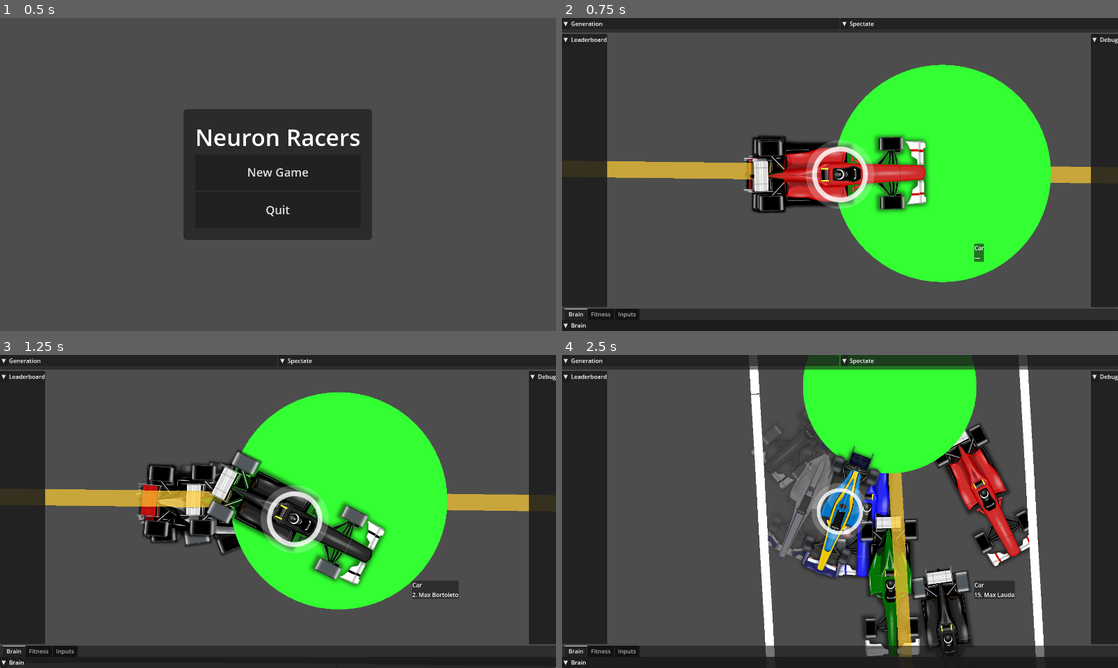
Above: before the commit, frames 1-4 (two rows, left to right).
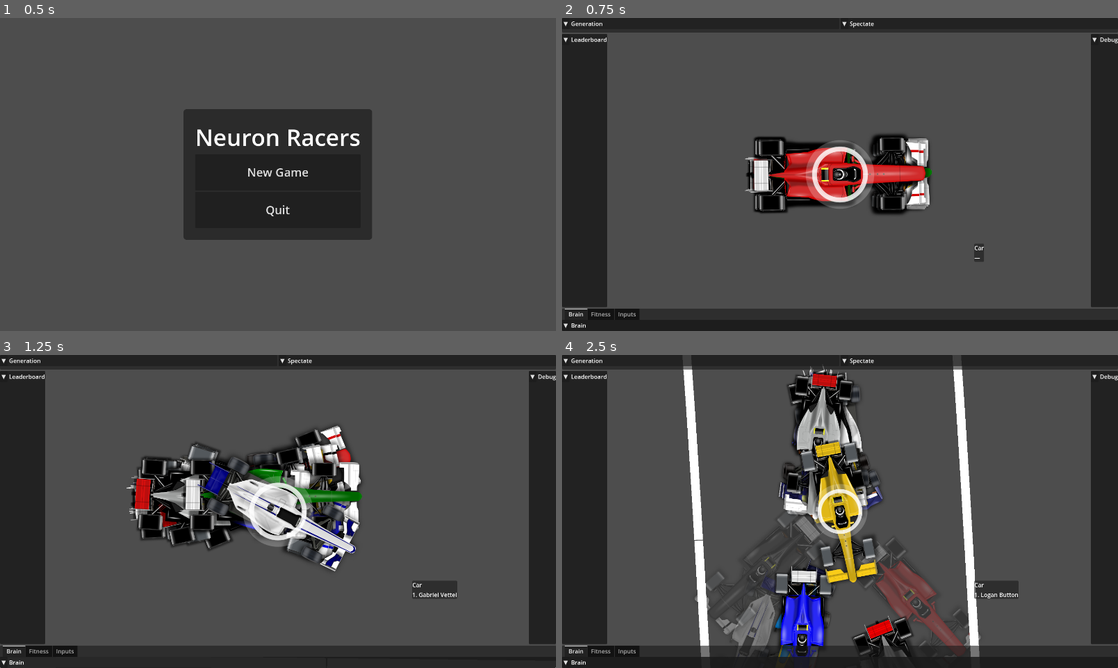
Above: after the commit, the same moments.

Repository: VitorMPCastro/NeuronRacers
Game: Godot game, scene res://scenes/ui/mainMenu.tscn
Same seed, same stepped clock (60 frames per second), same inputs: the game is played once before the commit and once after it.
Inputs (mouse positions are in pixels of both pictures, inside the frame that each line leads up to):
- Up to frame 1 (0.5 s): no input
- Up to frame 2 (0.75 s): click "New Game" at 0.5 s
- Up to frame 3 (1.25 s): no input
- Up to frame 4 (2.5 s): tap Enter at 1.25 s; move the mouse to (962, 495) at 1.27 s; hold Up (ui_up) 1.28-2 s; hold Q 1.28-2 s; click (962, 495) at 1.42 s; drag from (728, 527) to (917, 511) at 2.02 s

Frame 1 is identical in both runs. In frame 2, 22% of the frame differs, in the area x 8-96%, y 14-85%; in frame 3, 26%; in frame 4, 33%, in the area x 21-87%, y 0-97%.
Error before the commit: Invalid access to property or key 'token_name' on a base object of type 'Dictionary'. (res://scripts/telemetry/dataBroker.gd:92)

Commit message:
feat: Enhance AI decision-making with phase management and improve sensor ray sampling

Diff:
--- a/scenes/car.tscn
+++ b/scenes/car.tscn
@@ -111,7 +111,6 @@
 script = ExtResource("1_qt2eu")
 friction_ui = 3.6
 drag_ui = 0.7
-max_speed_forward = 3400
 traction_curve = SubResource("Curve_qt2eu")
 use_auto_top_speed = false
 target_top_speed = 3300.0
--- a/scripts/car/car.gd
+++ b/scripts/car/car.gd
@@ -70,6 +70,7 @@
 
 # AI gating (read-only reference to AgentManager; Pilot handles gating)
 var _am: AgentManager = null
+var _ai_phase: int = 0   # this car’s assigned decision phase (0..ai_phases-1)
 
 # SIGNALS AND EVENTS
 signal car_death
@@ -192,19 +193,36 @@
 		var _collision = get_slide_collision(i)
 		die()
 
-func get_ai_inputs() -> Array:
-	# Ray sensors (normalized)
-	var inputs: Array = []
+var _inputs_buf: PackedFloat32Array = PackedFloat32Array()
+
+func get_ai_inputs() -> PackedFloat32Array:
 	var rig := $RayParent as CarSensors
-	if rig:
-		var packed: PackedFloat32Array = rig.get_values(self)
-		# Convert to Array to match MLP.forward signature
-		for i in packed.size():
-			inputs.append(packed[i])
-
-	# Telemetry features (queried via DataBroker, like leaderboard columns)
-	inputs.append_array(_get_telemetry_inputs())
-	return inputs
+	var sensor_vals: PackedFloat32Array = rig.get_values(self) if rig else PackedFloat32Array()
+
+	# Ensure buffer fits sensors + features
+	var want := sensor_vals.size() + int(ai_feature_paths.size())
+	if _inputs_buf.size() != want:
+		_inputs_buf.resize(want)
+
+	# Copy sensors (fast memcpy-like loop)
+	for i in sensor_vals.size():
+		_inputs_buf[i] = sensor_vals[i]
+
+	# Telemetry features (numeric only)
+	if _car_telemetry and _car_telemetry.data_broker:
+		var k := sensor_vals.size()
+		for i in ai_feature_paths.size():
+			var v = _car_telemetry.data_broker.get_value(self, ai_feature_paths[i])
+			match typeof(v):
+				TYPE_INT, TYPE_FLOAT: _inputs_buf[k + i] = float(v)
+				_: _inputs_buf[k + i] = 0.0
+	else:
+		# Fill zeros if broker unavailable
+		var k := sensor_vals.size()
+		for i in ai_feature_paths.size():
+			_inputs_buf[k + i] = 0.0
+
+	return _inputs_buf
 
 func ai_input_size() -> int:
 	var ray_count := 0
@@ -238,17 +256,19 @@
 		var pilot = car_data.pilot
 		if pilot == null:
 			return
-
 		var aps := (_am.ai_actions_per_second if _am else 0.0)
 
-		# Update targets on ai_tick; keep applying every frame
-		if pilot.can_decide(aps):
+		# Phase gate: only decide on our assigned phase
+		var phase_ok := true
+		if _am and _am.ai_phases > 1:
+			phase_ok = (_am.get_current_ai_phase() == _ai_phase)
+
+		if phase_ok and pilot.can_decide(aps):
 			var inputs = get_ai_inputs()
 			var act = pilot.decide(inputs)
-			_ctrl_target_steer = clamp(float(act.get("steer", 0.0)), -1.0, 1.0)
-			_ctrl_target_throttle = clamp(float(act.get("throttle", 0.0)), -1.0, 1.0)
+			_ctrl_target_steer = act.steer
+			_ctrl_target_throttle = act.throttle
 			pilot.consume_decision(aps)
-
 		# Smooth application each frame
 		var hz = max(0.0, control_smooth_hz)
 		var alpha = 1.0 if hz <= 0.0 else (1.0 - pow(2.0, -delta * hz))
@@ -482,6 +502,11 @@
 
 	# Re-run spawn logic (timestamp, RP registration, etc.)
 	car_spawn.emit()
+	# Assign a random decision phase to spread load
+	if _am and _am.ai_phases > 1:
+		_ai_phase = randi() % _am.ai_phases
+	else:
+		_ai_phase = 0
 
 func prepare_for_pool() -> void:
 	# Make the car inert and hidden before pooling
--- a/scripts/car/sensor/carSensor.gd
+++ b/scripts/car/sensor/carSensor.gd
@@ -15,7 +15,11 @@
 @export var auto_generate_on_ready: bool = true
 @export var default_ray_count: int = 7
 @export var default_fov_deg: float = 120.0
-@export var default_max_length_px: float = 800.0
+@export var default_max_length_px: float = 1200.0  # was 800; higher default but still clamps absurd per-ray lengths
+
+@export_category("Sampling/LOD")
+@export var update_hz: float = 15.0                # how often to update sensor rays
+var _lod_factor := 1.0                             # 1.0 = normal; >1.0 = slower; <1.0 = faster
 
 @export_category("Debug draw")
 @export var draw_debug: bool = false
@@ -28,10 +32,78 @@
 var _last_values_norm: PackedFloat32Array   # cached normalized values (size == enabled rays)
 var _last_values_raw: PackedFloat32Array    # cached raw distances in pixels
 
+# Budgeted sampling state
+var _accum := 0.0
+var _query := PhysicsRayQueryParameters2D.new()
+
 func _ready() -> void:
+	# Authoring helper: generate rays if none provided
 	if rays.is_empty() and auto_generate_on_ready:
 		generate_even_rays(default_ray_count, default_fov_deg, default_max_length_px)
 
+	# Prepare reusable ray query
+	_query.collide_with_areas = false
+	_query.collide_with_bodies = true
+	_query.collision_mask = collision_mask
+	if exclude_owner and get_owner():
+		_query.exclude = [get_owner()]
+
+	# Desynchronize sampling to avoid bursts when many cars spawn at once
+	var step = 1.0 / max(1.0, update_hz)
+	_accum = randf() * step
+
+	# Clamp absurd per-ray lengths (scene may contain 1e6px)
+	_clamp_ray_lengths()
+
+	# Enable periodic sampling and prime caches once
+	set_physics_process(true)
+	_cast_all_rays()
+
+func set_lod_factor(f: float) -> void:
+	_lod_factor = max(0.25, f)
+
+func _physics_process(delta: float) -> void:
+	var step = (1.0 / max(1.0, update_hz)) * _lod_factor
+	_accum += delta
+	if _accum < step:
+		return
+	_accum = 0.0
+	_cast_all_rays()
+	if draw_debug:
+		queue_redraw()
+
+func _clamp_ray_lengths() -> void:
+	for r in rays:
+		if r and r.enabled:
+			r.max_length_px = min(r.max_length_px, default_max_length_px)
+
+func get_enabled_ray_count() -> int:
+	var n := 0
+	for r in rays:
+		if r != null and r.enabled:
+			n += 1
+	return n
+
+# Main API: returns PackedFloat32Array (normalized if normalize_output==true)
+# NOTE: uses cached values (no raycast here). If called before first physics tick, we prime once.
+func get_values(_owner_node: Node = null) -> PackedFloat32Array:
+	if _last_values_norm.size() == 0 and _last_values_raw.size() == 0:
+		_cast_all_rays()
+	return _last_values_norm if normalize_output else _last_values_raw
+
+# Raw distances in pixels (always)
+func get_values_raw(_owner_node: Node = null) -> PackedFloat32Array:
+	if _last_values_raw.size() == 0:
+		_cast_all_rays()
+	return _last_values_raw
+
+# Backward-compatible alias (returns Array[float])
+func sample(owner_node: Node = null) -> Array:
+	var p := get_values(owner_node)
+	var a: Array = p
+	return a
+
+# Authoring helper: generate evenly spaced rays across FOV
 func generate_even_rays(count: int, fov_deg: float, max_len: float) -> void:
 	rays.clear()
 	if count <= 1:
@@ -42,82 +114,63 @@
 	else:
 		var half := fov_deg * 0.5
 		for i in range(count):
-			var t := float(i) / float(count - 1)
+			var t := float(i) / float(max(1, count - 1))
 			var angle := -half + t * fov_deg
 			var r := SensorRay.new()
 			r.angle_deg = angle
 			r.max_length_px = max(1.0, max_len)
 			rays.append(r)
 
-func get_enabled_ray_count() -> int:
-	var n := 0
-	for r in rays:
-		if r != null and r.enabled:
-			n += 1
-	return n
-
-# Main API: returns PackedFloat32Array (normalized if normalize_output==true)
-func get_values(owner_node: Node = null) -> PackedFloat32Array:
-	_cast(owner_node)
-	return _last_values_norm if normalize_output else _last_values_raw
-
-# Raw distances in pixels (always)
-func get_values_raw(owner_node: Node = null) -> PackedFloat32Array:
-	_cast(owner_node)
-	return _last_values_raw
-
-# Backward-compatible alias (returns Array[float])
-func sample(owner_node: Node = null) -> Array:
-	var p := get_values(owner_node)
-	var a: Array = p
-	return a
-
-func _cast(owner_node: Node) -> void:
+func _cast_all_rays() -> void:
 	_last_segments.clear()
 
 	var space := get_world_2d().direct_space_state
+	if space == null:
+		_last_values_raw = PackedFloat32Array()
+		_last_values_norm = PackedFloat32Array()
+		return
+
 	var origin := global_position
 	var basis_rot := global_rotation
 
-	var exclude: Array = []
-	if exclude_owner and owner_node:
-		exclude.append(owner_node)
+	# Prepare buffers with exact enabled-ray count (reuse if sizes match)
+	var enabled := get_enabled_ray_count()
+	if _last_values_raw.size() != enabled:
+		_last_values_raw.resize(enabled)
+	if normalize_output and _last_values_norm.size() != enabled:
+		_last_values_norm.resize(enabled)
 
-	var raw := PackedFloat32Array()
-	var norm := PackedFloat32Array()
-
+	var idx := 0
 	for ray_def in rays:
 		if ray_def == null or !ray_def.enabled:
-			# Skip disabled rays (do not include in output)
 			continue
 
 		var dir := Vector2.RIGHT.rotated(deg_to_rad(ray_def.angle_deg) + basis_rot)
-		var max_len = max(1.0, ray_def.max_length_px)
+		var max_len = min(max(1.0, ray_def.max_length_px), default_max_length_px)
 		var from := origin
 		var to = origin + dir * max_len
 
-		var params := PhysicsRayQueryParameters2D.create(from, to, collision_mask, exclude)
-		var hit := space.intersect_ray(params)
+		_query.from = from
+		_query.to = to
+
+		var hit := space.intersect_ray(_query)
 
 		if hit.is_empty():
-			raw.push_back(max_len)
+			_last_values_raw[idx] = max_len
 			if normalize_output:
-				norm.push_back(no_hit_value)
-			_last_segments.append({ "from": from, "to": to, "hit": false })
+				_last_values_norm[idx] = no_hit_value
+			if draw_debug:
+				_last_segments.append({ "from": from, "to": to, "hit": false })
 		else:
 			var hit_pos: Vector2 = hit["position"]
 			var dist := from.distance_to(hit_pos)
-			raw.push_back(dist)
+			_last_values_raw[idx] = dist
 			if normalize_output:
 				var v = dist / max_len
-				norm.push_back(clamp(v, 0.0, 1.0) if clamp_output else v)
-			_last_segments.append({ "from": from, "to": hit_pos, "hit": true })
-
-	_last_values_raw = raw
-	_last_values_norm = norm if normalize_output else PackedFloat32Array()
-
-	if draw_debug:
-		queue_redraw()
+				_last_values_norm[idx] = clamp(v, 0.0, 1.0) if clamp_output else v
+			if draw_debug:
+				_last_segments.append({ "from": from, "to": hit_pos, "hit": true })
+		idx += 1
 
 func _draw() -> void:
 	if !draw_debug:
--- a/scripts/manager/agentManager.gd
+++ b/scripts/manager/agentManager.gd
@@ -74,8 +74,14 @@
 @onready var telemetry: CarTelemetry = self.find_child("CarTelemetry") as CarTelemetry
 @onready var sprite_manager: SpriteManager = gm.find_child("SpriteManager") as SpriteManager
 
+@export var ai_phases: int = 4            # split AI decisions over P phases
+var _ai_phase_idx: int = 0
+
+# Optional: keep decisions/sec bounded as population grows
+@export var auto_scale_ai_aps: bool = true
+@export var target_decisions_per_sec: int = 600   # total decisions/sec across all cars
+var _ai_aps: float = 20.0
 var _ai_timer: Timer
-var _ai_aps: float = 20.0
 
 # NEW: queued brains to use on next_generation
 var queued_brains_from_json: Array[MLP] = []
@@ -96,10 +102,7 @@
 	_ai_timer.process_callback = Timer.TIMER_PROCESS_PHYSICS
 	add_child(_ai_timer)
 	_ai_timer.timeout.connect(_on_ai_timer_timeout)
-
-	# Initialize and START the timer based on the exported APS
 	_update_ai_timer()
-
 	DirAccess.make_dir_recursive_absolute(save_dir)
 	spawn_population()
 
@@ -112,8 +115,14 @@
 		next_generation()
 
 func _on_ai_timer_timeout() -> void:
+	# Advance phase first so cars see the current phase this tick
+	if ai_phases > 1:
+		_ai_phase_idx = (_ai_phase_idx + 1) % ai_phases
 	_update_car_fitness_budgeted()
 	ai_tick.emit()
+
+func get_current_ai_phase() -> int:
+	return _ai_phase_idx
 
 # Replace update_car_fitness() with a budgeted version
 func _update_car_fitness_budgeted() -> void:
@@ -157,6 +166,11 @@
 func _update_ai_timer() -> void:
 	if _ai_timer == null:
 		return
+	var aps := _ai_aps
+	if auto_scale_ai_aps and population_size > 0:
+		var target := float(target_decisions_per_sec)
+		aps = clampf(target / float(max(1, population_size)), 2.0, 30.0)  # clamp to sane bounds
+		_ai_aps = aps
 	if _ai_aps <= 0.0:
 		_ai_timer.stop()              # 0 -> ungated: cars decide every physics frame
 		return
@@ -165,6 +179,10 @@
 	if !_ai_timer.is_stopped():
 		_ai_timer.stop()
 	_ai_timer.start()
+
+# Call this after changing population_size or when spawning a new generation
+func _refresh_ai_scaling() -> void:
+	_update_ai_timer()
 
 func _current_hidden_sizes() -> PackedInt32Array:
 	return hidden_layers if hidden_layers.size() > 0 else PackedInt32Array([hidden_layer_neurons])
--- a/scripts/manager/spriteManager.gd
+++ b/scripts/manager/spriteManager.gd
@@ -35,13 +35,13 @@
 			break
 	return int(digits) if digits != "" else -1
 
-func get_random_car_texture(seed: int = -1) -> Texture2D:
+func get_random_car_texture(skin_seed: int = -1) -> Texture2D:
 	if _all_textures.is_empty():
 		_preload_car_textures()
 	if _all_textures.is_empty():
 		return null
-	if seed >= 0:
-		return _all_textures[abs(seed) % _all_textures.size()]
+	if skin_seed >= 0:
+		return _all_textures[abs(skin_seed) % _all_textures.size()]
 	return _all_textures[randi() % _all_textures.size()]
 
 func get_car_texture_by_number(number: int) -> Texture2D:
--- a/scripts/race/debug/checkpointsDebug.gd
+++ b/scripts/race/debug/checkpointsDebug.gd
@@ -2,7 +2,7 @@
 extends Node2D
 class_name CheckpointsDebug
 
-@export var enabled: bool = true
+@export var enabled: bool = false
 @export var draw_indices: bool = true
 @export var draw_order_lines: bool = true
 @export var draw_progress_values: bool = false
--- a/scripts/telemetry/dataBroker.gd
+++ b/scripts/telemetry/dataBroker.gd
@@ -1,7 +1,7 @@
 extends Node
 class_name DataBroker
 
-# Cache: "a.b.c()" -> [ {name:"a", call:false}, {name:"b", call:false}, {name:"c", call:true} ]
+# Cache: path -> Array[Token]
 var _path_cache: Dictionary = {}
 
 func _ready() -> void:
@@ -23,7 +23,6 @@
 		match path:
 			"car_data.fitness": return (provider as Car).fitness
 			"car_data.time_alive": return (provider as Car).time_alive
-			# NEW: common velocity/speed aliases
 			"speed", "velocity.length", "velocity.length()":
 				return (provider as Car).velocity.length()
 			"velocity.x": return (provider as Car).velocity.x
@@ -38,64 +37,52 @@
 	for t in tokens:
 		if cur == null:
 			return null
-		var token_name: String = t.token_name
-		if t.call:
+		var token_name: String = (t as Token).token_name
+		var is_call: bool = (t as Token).is_call
+		if is_call:
 			if typeof(cur) == TYPE_OBJECT and (cur as Object).has_method(token_name):
 				cur = (cur as Object).call(token_name)
 			elif typeof(cur) == TYPE_VECTOR2:
-				# NEW: support Vector2 method calls
 				match token_name:
 					"length": cur = (cur as Vector2).length()
 					"length_squared": cur = (cur as Vector2).length_squared()
-					"normalized":
-						cur = (cur as Vector2).normalized()
-					_:
-						return null
+					"normalized": cur = (cur as Vector2).normalized()
+					_: return null
 			else:
 				return null
 		else:
-			# Property/field
 			if typeof(cur) == TYPE_OBJECT:
 				var obj := cur as Object
-				if obj.has_method(name):      # allow zero-arg getter by method name
-					cur = obj.call(name)
+				if obj.has_method(token_name):      # allow zero-arg getter by method name
+					cur = obj.call(token_name)
 				else:
-					cur = obj.get(name) if name in obj else null
+					cur = obj.get(token_name) if token_name in obj else null
 			elif typeof(cur) == TYPE_DICTIONARY:
-				cur = (cur as Dictionary).get(name, null)
+				cur = (cur as Dictionary).get(token_name, null)
 			elif typeof(cur) == TYPE_VECTOR2:
-				# NEW: support Vector2 fields
-				match name:
+				match token_name:
 					"x": cur = (cur as Vector2).x
 					"y": cur = (cur as Vector2).y
-					_:
-						return null
+					_: return null
 			else:
 				return null
 	return cur
 
 func _compile_path(path: String) -> Array:
-	var tokens = _path_cache.get(path)
-	if tokens != null:
-		return tokens
-	tokens = []
-	var parts := path.split(".")
-	for p in parts:
-		var is_call := false
-		var token_name := p
-		if p.ends_with("()"):
-			is_call = true
-			token_name = p.substr(0, p.length() - 2)
-		tokens.append({ "name": token_name, "call": is_call })
-	# Small struct-like access
-	for i in tokens.size():
-		tokens[i] = Token.new(tokens[i].token_name, tokens[i].is_call)
+	var cached = _path_cache.get(path)
+	if cached != null:
+		return cached
+	var tokens: Array = []
+	for part in path.split("."):
+		var is_call := part.ends_with("()")
+		var nm := part.substr(0, part.length() - 2) if is_call else part
+		var tok := Token.new()
+		tok.token_name = nm
+		tok.is_call = is_call
+		tokens.append(tok)
 	_path_cache[path] = tokens
 	return tokens
 
 class Token:
-	var token_name: String
-	var is_call: bool
-	func _init(n: String, c: bool) -> void:
-		token_name = n
-		is_call = c
+	var token_name: String = ""
+	var is_call: bool = false
